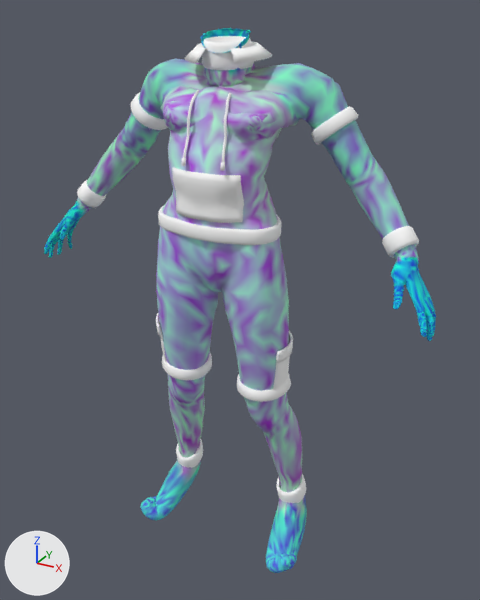
What one commit did to the glTF model godot-world-fracture/models/operators/bodies/civ-nyx-female.glb.
One viewpoint serves both versions: a 50 mm lens placed at (0.829, -1.465, 1.499), pointed at (0.034, -0.019, 0.777). The axes (+X, +Y, +Z) are drawn at lower left. The lights are the same throughout. The older version comes first.

In view in the first picture: 'Piece_ankle_cuffs', 'Piece_cargo', 'Piece_cuffs', 'Piece_hem', 'Piece_pocket', 'Piece_rib_collar', 'Piece_shirt_collar', 'Piece_shorts_hems', 'Piece_sleeve_hems', 'civilian' and 1 more.
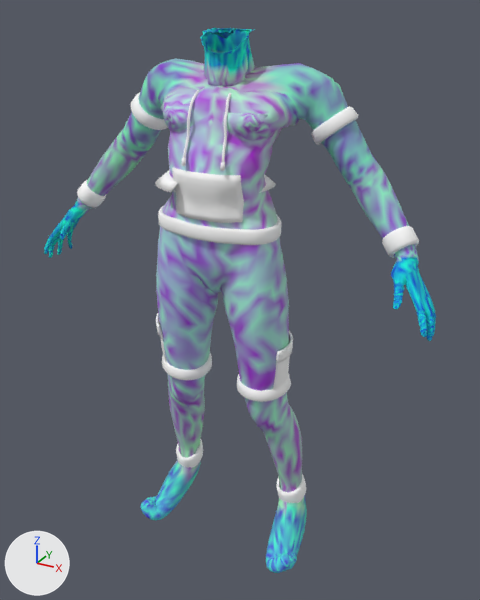
Location of each change, (x1, y1, x2, y2) in pixels of the pictures (480 x 600 px):
'civilian', reshaped: before (44, 28, 436, 573); after (44, 27, 436, 573)
'Piece_shirt_collar', reshaped: before (184, 41, 272, 69); after (155, 170, 276, 193)
'Piece_rib_collar', reshaped (not visible afterwards): before (202, 36, 254, 70)
part 1 of me_civilian, added: after (209, 27, 234, 39)
part 2 of me_civilian, reshaped: before (203, 28, 249, 34); after (203, 28, 255, 34)
part 3 of me_civilian, recoloured: (44, 28, 436, 573) in both

Diff of the bpy script that builds the scene:
```diff
--- a/godot-world-fracture/models/operators/bodies/civ-nyx-female.glb.py
+++ b/godot-world-fracture/models/operators/bodies/civ-nyx-female.glb.py
@@ me_civilian @@
 # used by ob_civilian; location = (0.0, 0.0, 0.0)
-me_civilian.from_pydata(...)  # 9441 vertices, 18830 faces; spans x -0.563..0.569, y -0.193..0.087, z 0.0..1.456
+me_civilian.from_pydata(...)  # 9592 vertices, 19084 faces; spans x -0.563..0.569, y -0.193..0.087, z 0.0..1.459
+# me_civilian part 1: a new loose piece of 124 vertices spanning x -0.018..0.045, y -0.084..-0.044, z 1.435..1.459, in mat_civilian
+# me_civilian part 2: 19 vertices removed from x -0.052..0.061, y -0.025..0.02, z 1.445..1.451; 46 vertices added at x -0.063..0.07, y -0.028..0.033, z 1.445..1.455
+# me_civilian part 3: 18218 kept faces spanning x -0.563..0.569, y -0.193..0.087, z 0.0..1.456 get new vertex colours
 me_civilian.materials.append(mat_civilian)
@@ me_piece_rib_collar @@
 # used by ob_piece_rib_collar; location = (0.0, 0.0, 0.0)
-me_piece_rib_collar.from_pydata(...)  # 240 vertices, 480 faces; spans x -0.0597..0.0741, y -0.0934..0.0282, z 1.3695..1.4387
+me_piece_rib_collar.from_pydata(...)  # 240 vertices, 480 faces; spans x -0.1192..0.0988, y -0.1707..0.0041, z 1.0824..1.1422
+# me_piece_rib_collar part 4: 240 of 240 vertices moved; they spanned x -0.0597..0.0741, y -0.0934..0.0282, z 1.3695..1.4387 and now span x -0.1192..0.0988, y -0.1707..0.0041, z 1.0824..1.1422; mean shift (-0.0174, -0.0377, -0.2922)
 me_piece_rib_collar.materials.append(mat_civilian_001)
@@ me_piece_shirt_collar @@
 # used by ob_piece_shirt_collar; location = (0.0, 0.0, 0.0)
-me_piece_shirt_collar.from_pydata(...)  # 280 vertices, 556 faces; spans x -0.101..0.116, y -0.128..0.067, z 1.37..1.429
+me_piece_shirt_collar.from_pydata(...)  # 280 vertices, 556 faces; spans x -0.16..0.14, y -0.206..0.045, z 1.082..1.131
+# me_piece_shirt_collar part 5: 280 of 280 vertices moved; they spanned x -0.101..0.116, y -0.128..0.067, z 1.37..1.429 and now span x -0.16..0.14, y -0.206..0.045, z 1.082..1.131; mean shift (-0.019, -0.033, -0.293)
 me_piece_shirt_collar.materials.append(mat_civilian_001)
```
